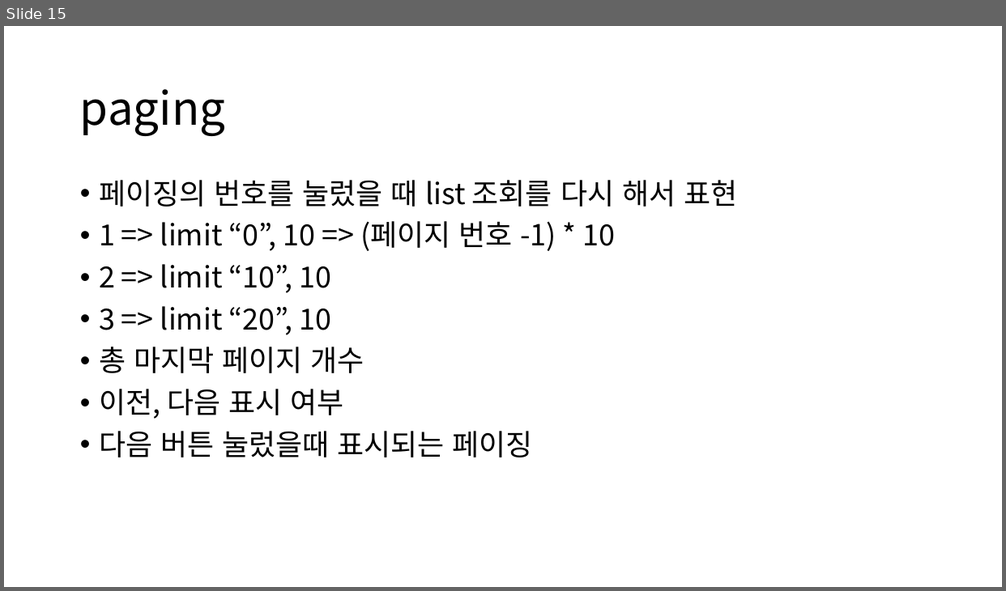
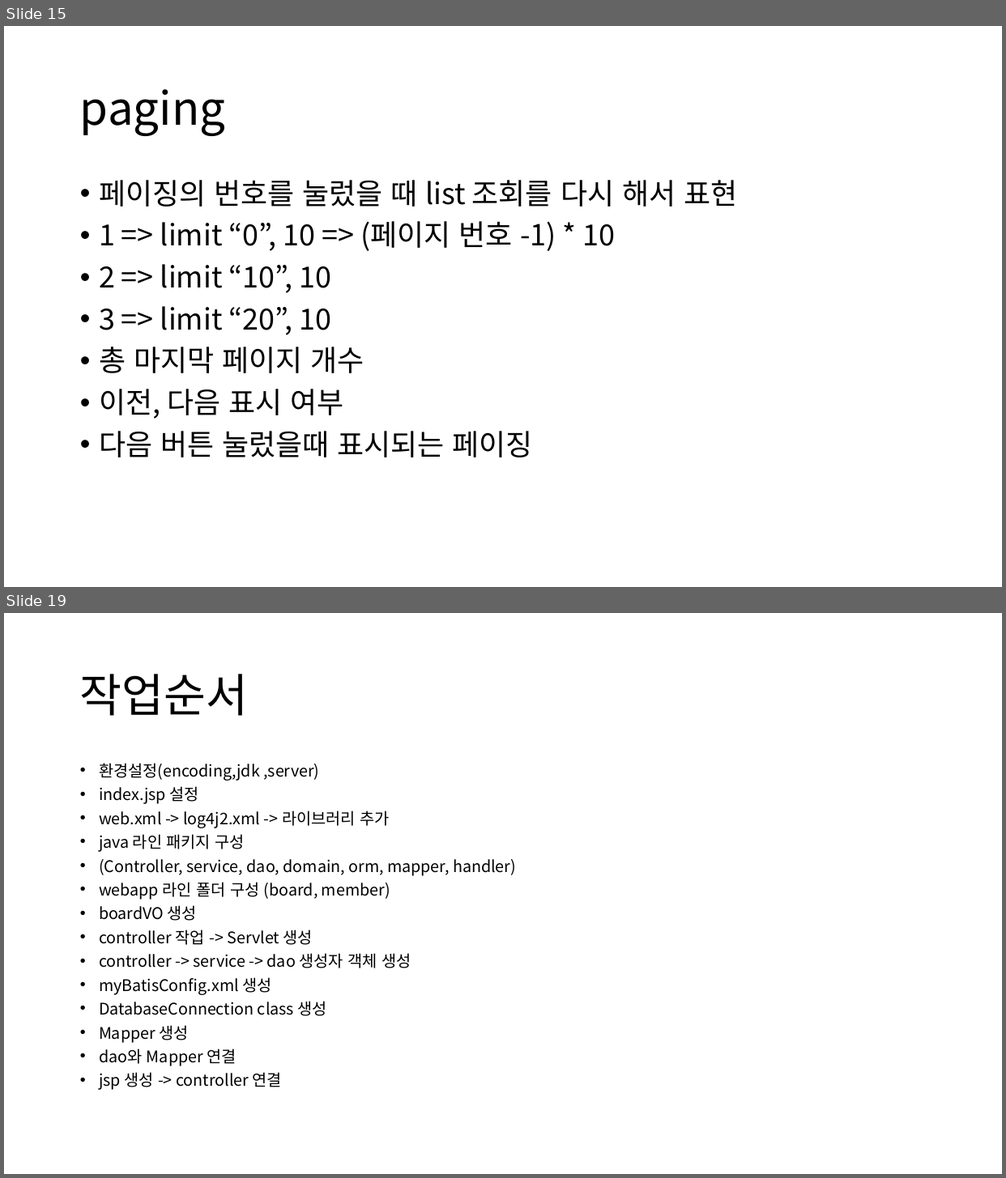
Before and after one commit to kimmustard/ezenBoradMember, a slide deck: Servlet게시판만들기.pptx. Shown one above the other, each under a label of ours: slide 15 before the commit, slides 15 and 19 after it; the slides between them are not shown. The pictures are 1006x591 and 1006x1178 pixels, drawn with LibreOffice and Linux fonts; fonts in the diff are those of the drawing. Boxes give left, top, right and bottom in pixels: in the first picture for what was removed or moved away, otherwise in the second. Text is boxed around its words. In the diff, an @@ line names an element or a change of style, - is before the commit and + after.

```diff
--- a/Servlet게시판만들기.pptx
+++ b/Servlet게시판만들기.pptx
@@ slide 19 added at (4,613,1002,1174), background #FFFFFF @@
@@ title added at (80,674,249,716), 44 pt, text #000000 @@
+작업순서
@@ text added at (99,763,516,1090), 15.4 pt, text #000000 @@
+• 환경설정(encoding,jdk ,server)
+• index.jsp 설정
+• web.xml -> log4j2.xml -> 라이브러리 추가
+• java 라인 패키지 구성
+• (Controller, service, dao, domain, orm, mapper, handler)
+• webapp 라인 폴더 구성 (board, member)
+• boardVO 생성
+• controller 작업 -> Servlet 생성
+• controller -> service -> dao 생성자 객체 생성
+• myBatisConfig.xml 생성
+• DatabaseConnection class 생성
+• Mapper 생성
+• dao와 Mapper 연결
+• jsp 생성 -> controller 연결
```
Also in this commit, not shown: 3 other slides added, 1 other file.
